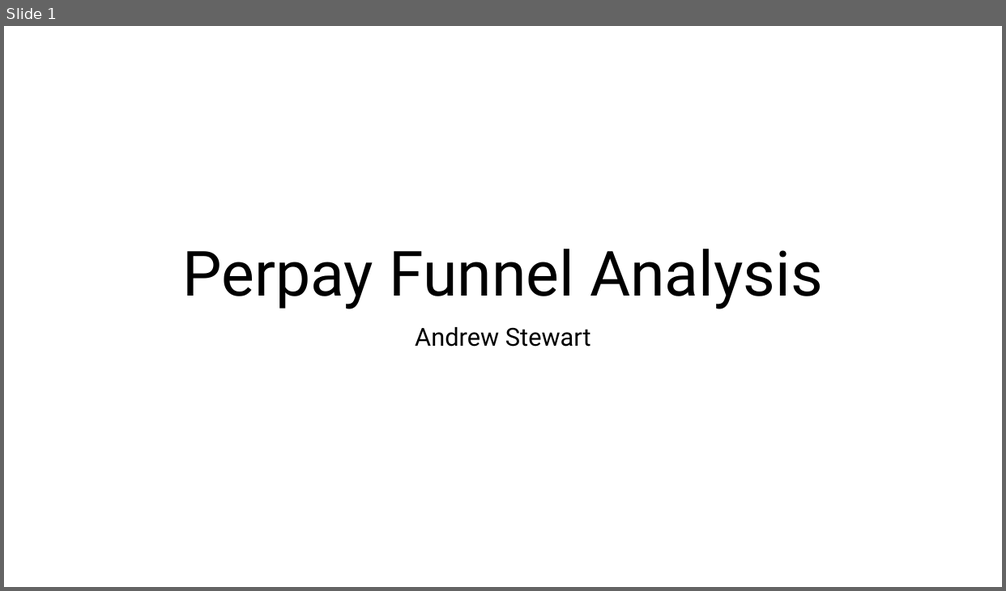
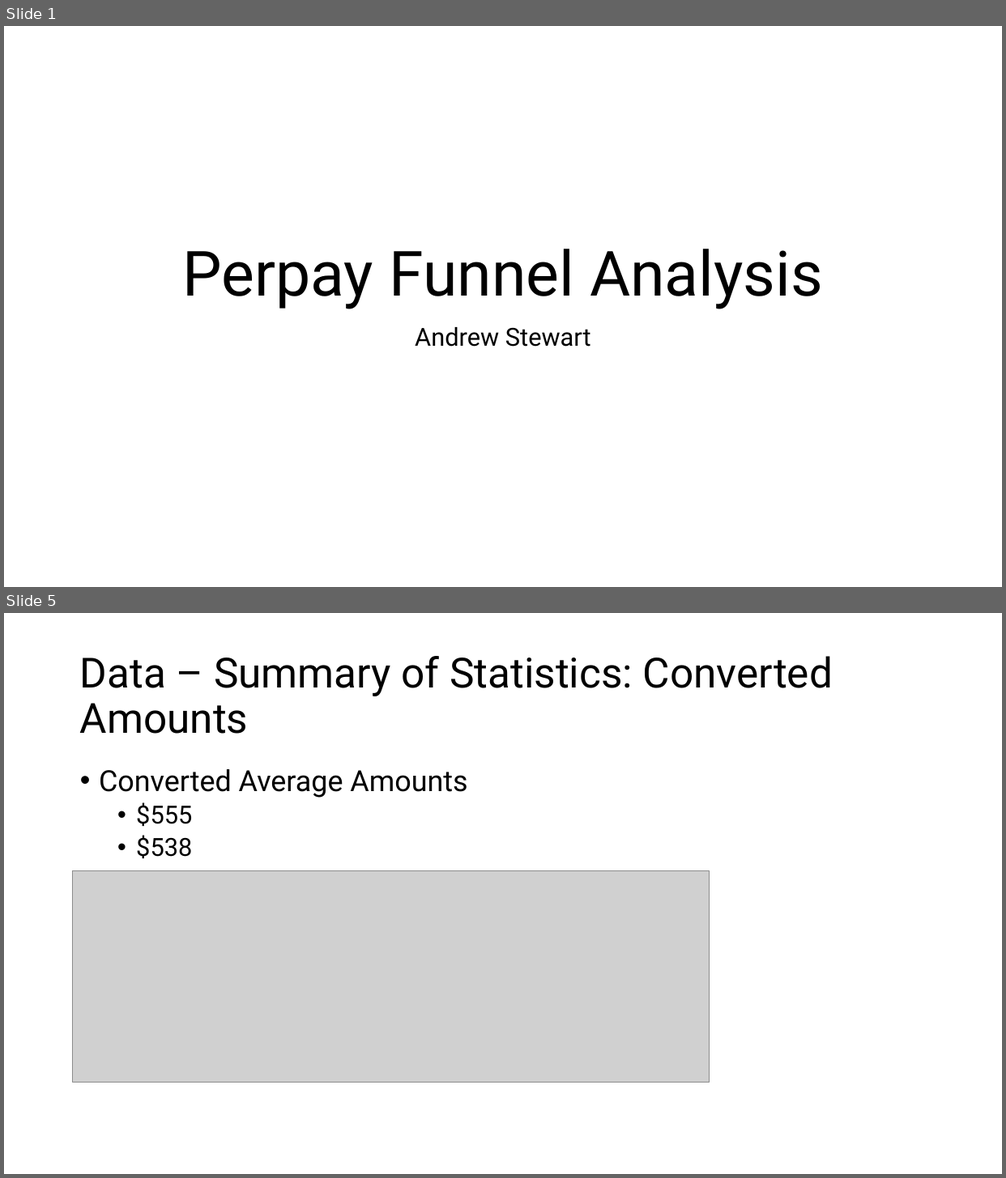
Before and after one commit to theroyalbob/perpay-final, a slide deck: Stewart-final-presentation.pptx. Shown one above the other, each under a label of ours: slide 1 before the commit, slides 1 and 5 after it; the slides between them are not shown. The pictures are 1006x591 and 1006x1178 pixels, drawn with LibreOffice and Linux fonts; fonts in the diff are those of the drawing; grey boxes stand for pictures. Boxes give left, top, right and bottom in pixels: in the first picture for what was removed or moved away, otherwise in the second. Text is boxed around its words. In the diff, an @@ line names an element or a change of style, - is before the commit and + after.

```diff
--- a/Stewart-final-presentation.pptx
+++ b/Stewart-final-presentation.pptx
@@ slide 5 added at (4,613,1002,1174), background #FFFFFF @@
@@ title added at (80,656,833,734), 40 pt, text #000000 @@
+Data – Summary of Statistics: Converted Amounts
@@ text added at (99,769,467,858), 28 pt, text #000000 @@
+• Converted Average Amounts
+  • $555
+  • $538
@@ picture added at (73,871,710,1082) @@
```
Also in this commit, not shown: 16 other slides added.
